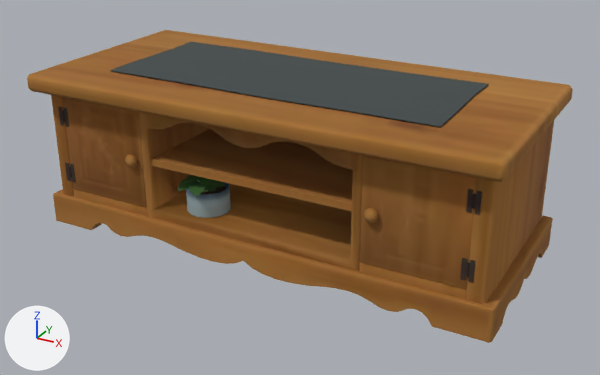
Renders of the glTF model app/static/room/models/f13082.glb from each side of a commit.
Rendered twice from a camera (50 mm lens) standing at (14.22, -25.44, 14.67) and looking at (0.41, -0.32, 2.11). Arrows for +X, +Y and +Z are at lower left; the lights stay in place. The first picture is the older version. Where no turn or scale is listed for an object, it has been applied to the vertices. Vertices at exactly the same position are counted once.
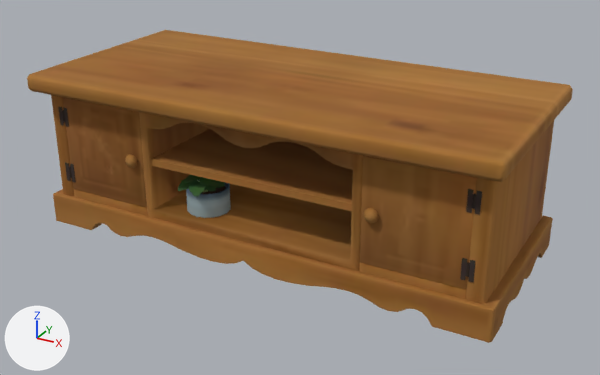
Pixel boxes (x1, y1, x2, y2) of what changed, in the pictures (600 x 375 px):
```json
{"part": 1, "of": "me_mesh_0", "change": "deleted", "before": [110, 42, 489, 128]}
```

The change, as JSON lines over the scene's bpy script:
```json
{"block": "me_mesh_0", "where": "# used by ob_mesh_0; location = (-9.0, 4.19, 0.0)"}
{"op": "remove", "block": "me_mesh_0", "code": "me_mesh_0.from_pydata(...)  # 1192 vertices, 1994 faces; spans x 0.0..18.0, y -8.5..0.0, z 0.0..6.2"}
{"op": "add", "block": "me_mesh_0", "code": "me_mesh_0.from_pydata(...)  # 1142 vertices, 1898 faces; spans x 0.0..18.0, y -8.5..0.0, z 0.0..6.2"}
{"block": "me_mesh_0", "change": "me_mesh_0 part 1: the loose piece of 50 vertices spanning x 2.5..15.4, y -6.7..-1.6, z 6.2 is deleted"}
{"op": "remove", "block": "me_mesh_0", "code": "me_mesh_0.materials.append(mat_mrefabric)"}
```
